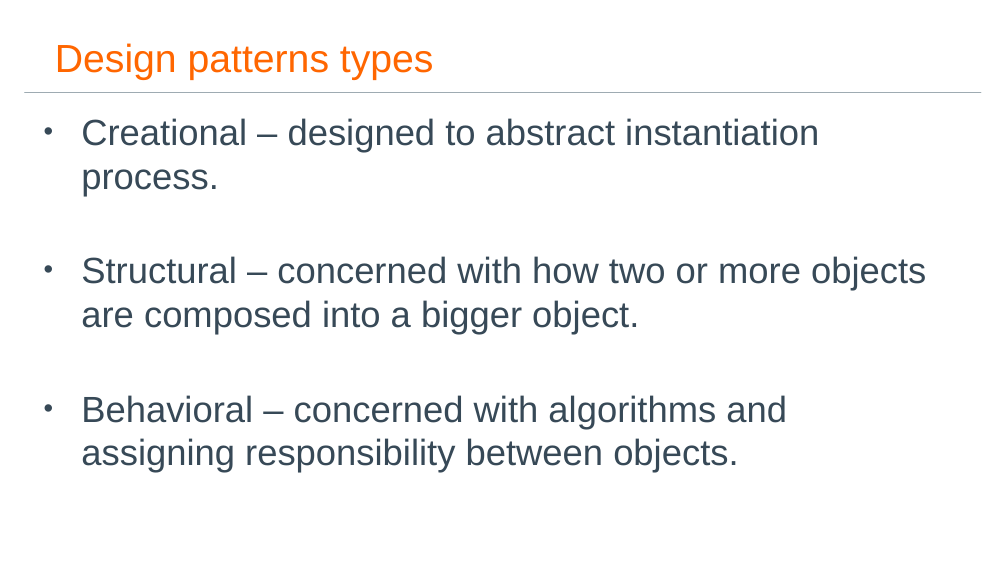
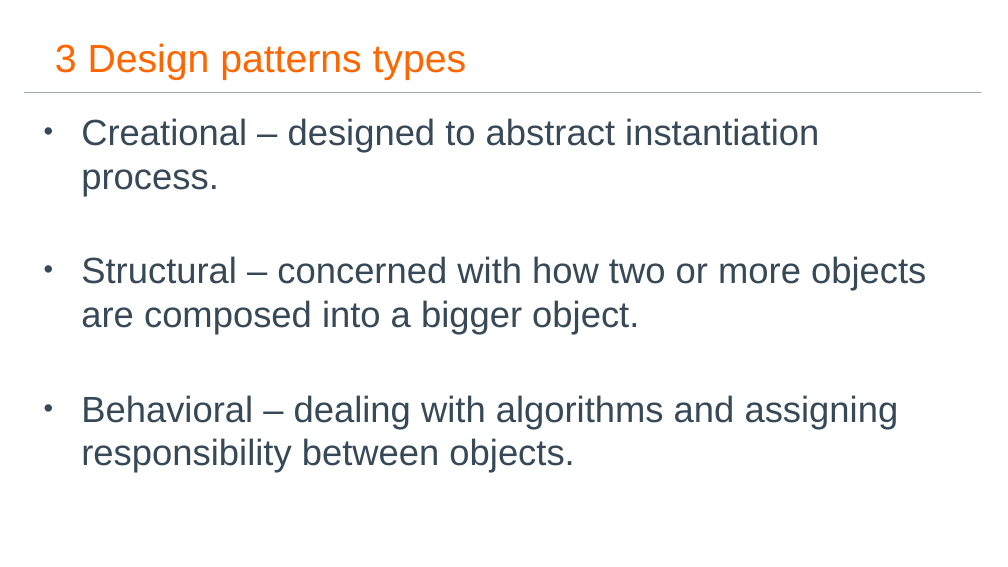
Before and after one commit to hguillou/Jan2017_DesignPatternsTraining, a slide deck: slide 6 of Documents/Design Patterns Presentation.pptx (slide 5 before the commit). Drawn at 1008x567 pixels with LibreOffice and Linux fonts; fonts in the diff are those of the drawing; background and template pictures are left out. Boxes give left, top, right and bottom in pixels: in the first picture for what was removed or moved away, otherwise in the second. Text is boxed around its words. In the diff, an @@ line names an element or a change of style, - is before the commit and + after.

Commit message:
updated presentation

```diff
--- a/Documents/Design Patterns Presentation.pptx
+++ b/Documents/Design Patterns Presentation.pptx
@@ title at [55,43,467,80]: text changed @@
-Design patterns types
+3 Design patterns types
@@ text at [81,395,899,473]: text changed @@
-• Behavioral – concerned with algorithms and assigning responsibility between objects.
+• Behavioral – dealing with algorithms and assigning responsibility between objects.
```
Also in this commit, not shown: 3 other slides changed, 1 slide added.
